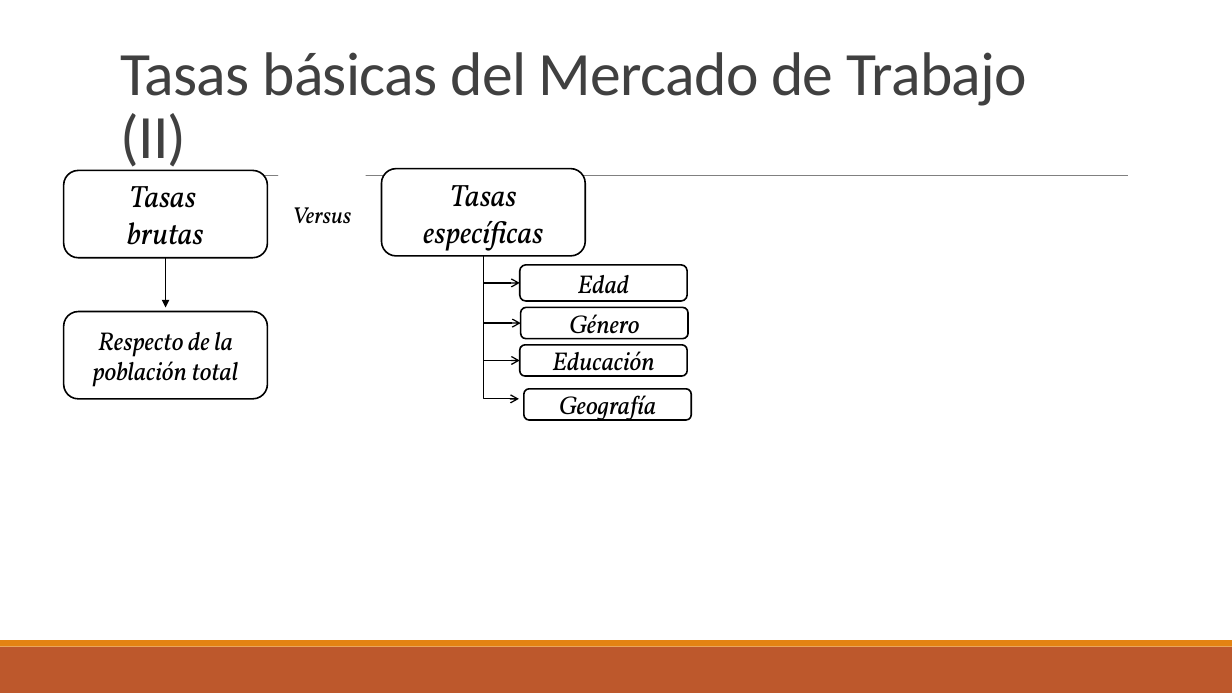
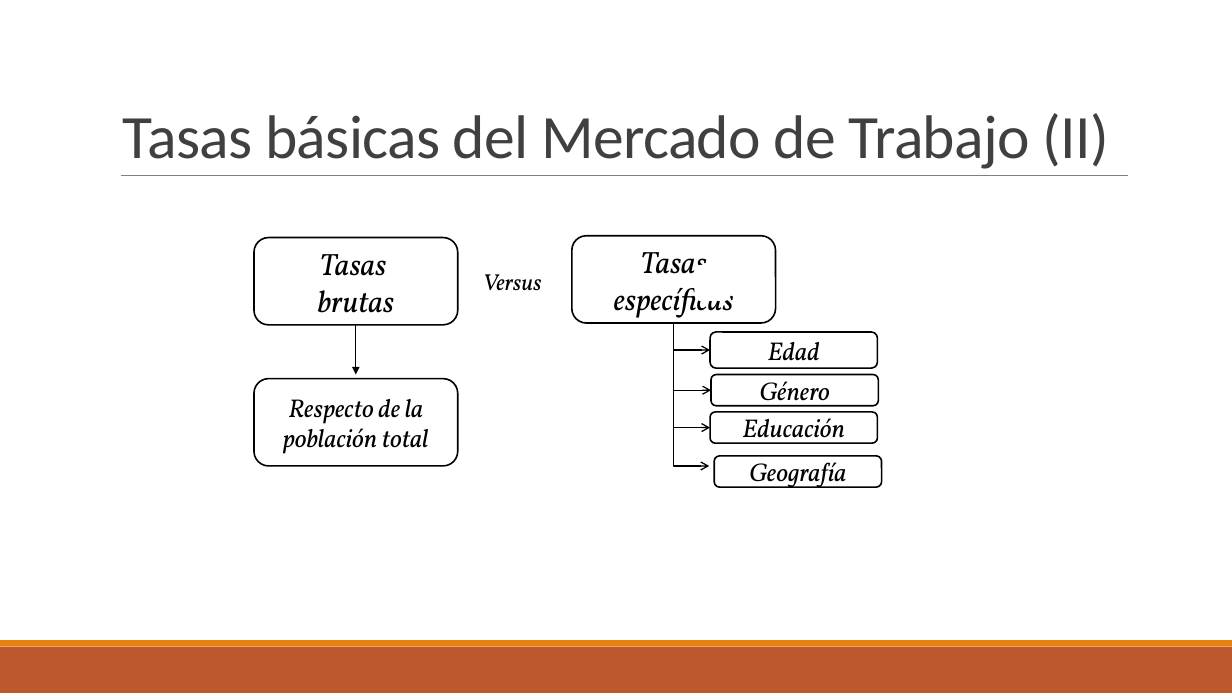
Before and after one commit to ceped-fce-uba/curso_aset, a slide deck: slide 17 of Clase 2 - EPH e Intro a Tidyverse/Presentación EPH.pptx. Drawn at 1232x693 pixels with LibreOffice and Linux fonts; fonts in the diff are those of the drawing. Boxes give left, top, right and bottom in pixels: in the first picture for what was removed or moved away, otherwise in the second. Text is boxed around its words. In the diff, an @@ line names an element or a change of style, - is before the commit and + after.

```diff
--- a/Clase 2 - EPH e Intro a Tidyverse/Presentación EPH.pptx
+++ b/Clase 2 - EPH e Intro a Tidyverse/Presentación EPH.pptx
@@ title "Tasas básicas del Mercado de ...": place and size @@
-title "Tasas básicas del Mercado de ..." at (120, 52, 1027, 171)
+title "Tasas básicas del Mercado de ..." at (123, 113, 1109, 169)
@@ title "Tasas básicas del Mercado de ..." at (123, 113, 1109, 169): alignment left to centre @@
@@ 5 rounded rectangles, 3 elbow arrows, 1 arrow: place and size @@
-5 rounded rectangles, 3 elbow arrows, 1 arrow at (165, 169, 691, 421)
+5 rounded rectangles, 3 elbow arrows, 1 arrow at (356, 236, 882, 487)
@@ 2 rounded rectangles, 1 text, 1 elbow arrow: place and size @@
-2 rounded rectangles, 1 text, 1 elbow arrow at (64, 170, 519, 399)
+2 rounded rectangles, 1 text, 1 elbow arrow at (254, 238, 709, 466)
```
Also in this commit, not shown: 8 other slides changed, 2 slides added, 3 slides removed, 7 other files.
